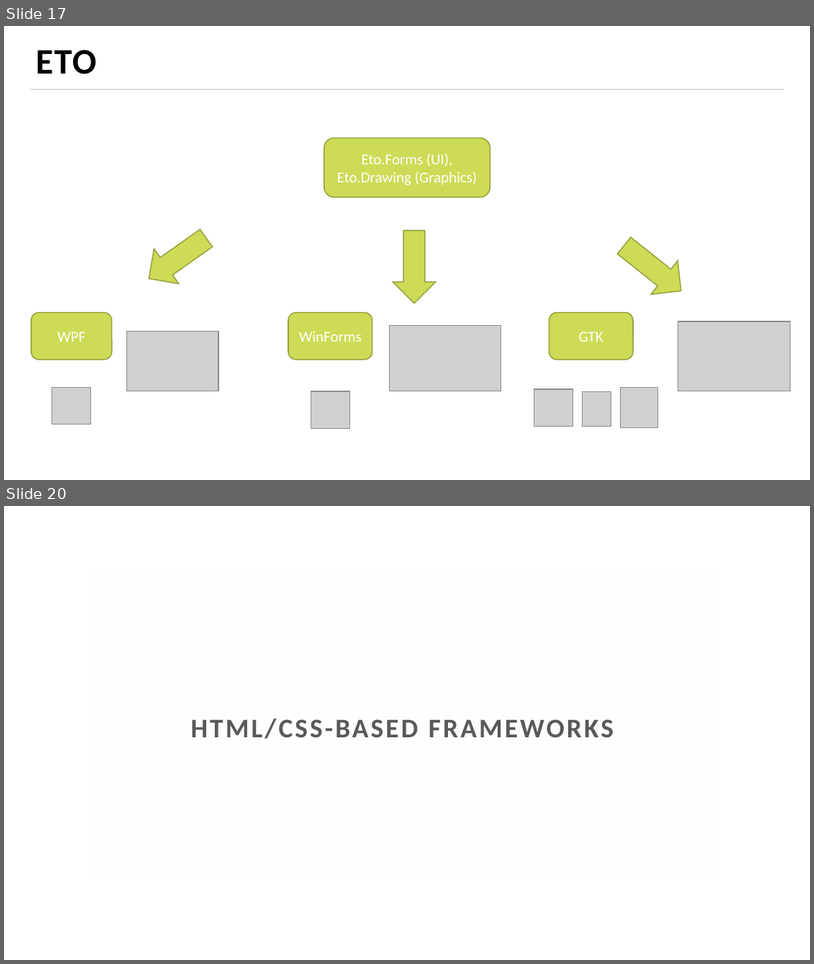
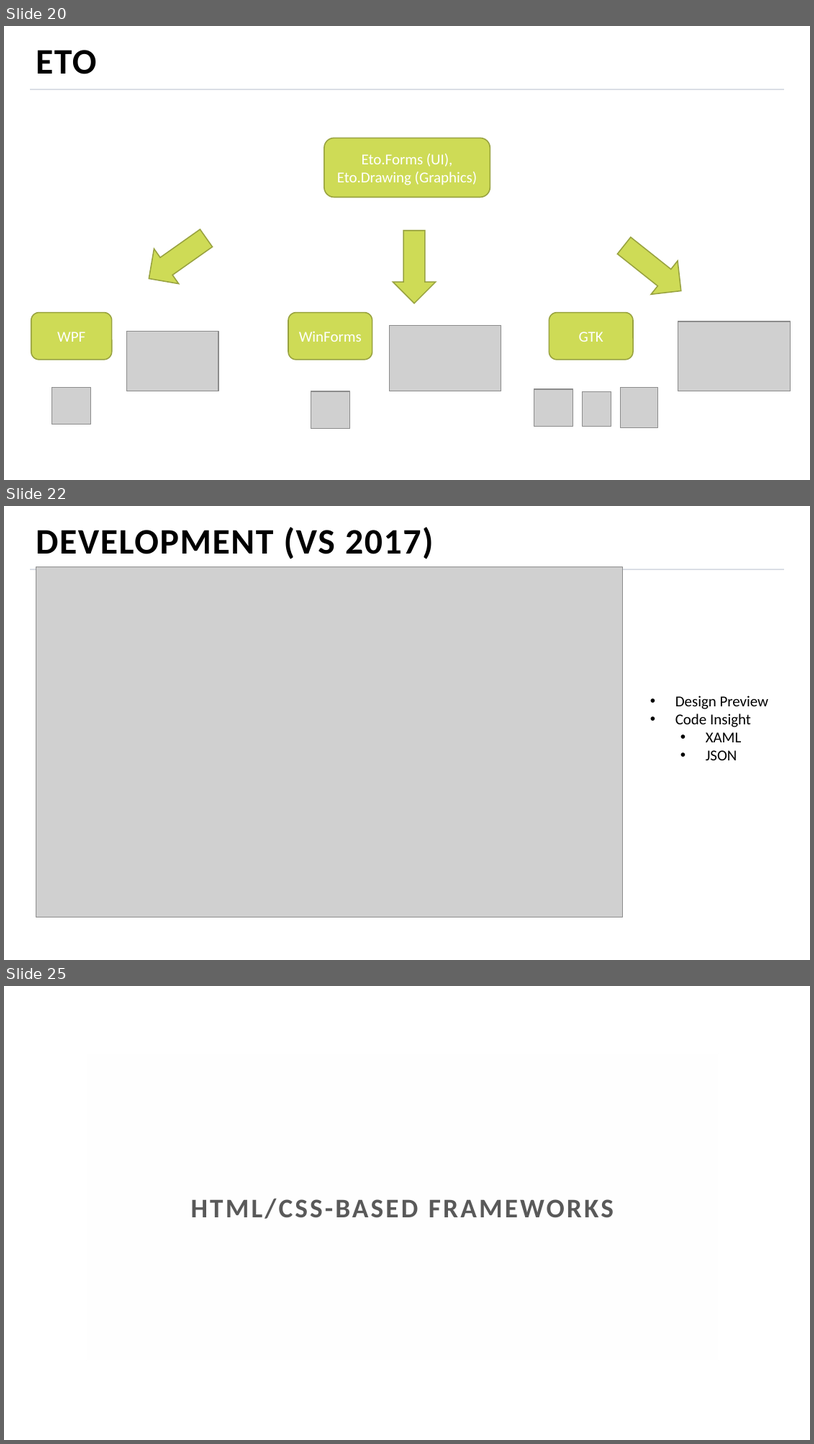
Before and after one commit to MihailRomanov/TechTalks_GUI_in_Net, a slide deck: presentation.pptx. Shown one above the other, each under a label of ours: slides 17 and 20 before the commit, slides 20, 22 and 25 after it; the slides between them are not shown. The pictures are 814x964 and 814x1444 pixels, drawn with LibreOffice and Linux fonts; fonts in the diff are those of the drawing; grey boxes stand for pictures; background and template pictures are left out. Boxes give left, top, right and bottom in pixels: in the first picture for what was removed or moved away, otherwise in the second. Text is boxed around its words. In the diff, an @@ line names an element or a change of style, - is before the commit and + after.

```diff
--- a/presentation.pptx
+++ b/presentation.pptx
@@ slide 22 added at (x1=4, y1=506, x2=810, y2=960), background picture (left out); not listed: 1 template element that a slide beside it also shows @@
@@ title added at (x1=36, y1=527, x2=434, y2=559), 32 pt, text #000000, bold @@
+DEVELOPMENT (VS 2017)
@@ picture added at (x1=36, y1=567, x2=622, y2=917) @@
@@ text added at (x1=676, y1=695, x2=769, y2=760), 13.5 pt, text #000000 @@
+• Design Preview
+• Code Insight
+  • XAML
+  • JSON
@@ what was slide 17 is now slide 20 @@
@@ what was slide 20 is now slide 25 @@
```
Also in this commit, not shown: 4 slides changed, 9 other slides added, 4 slides removed.
